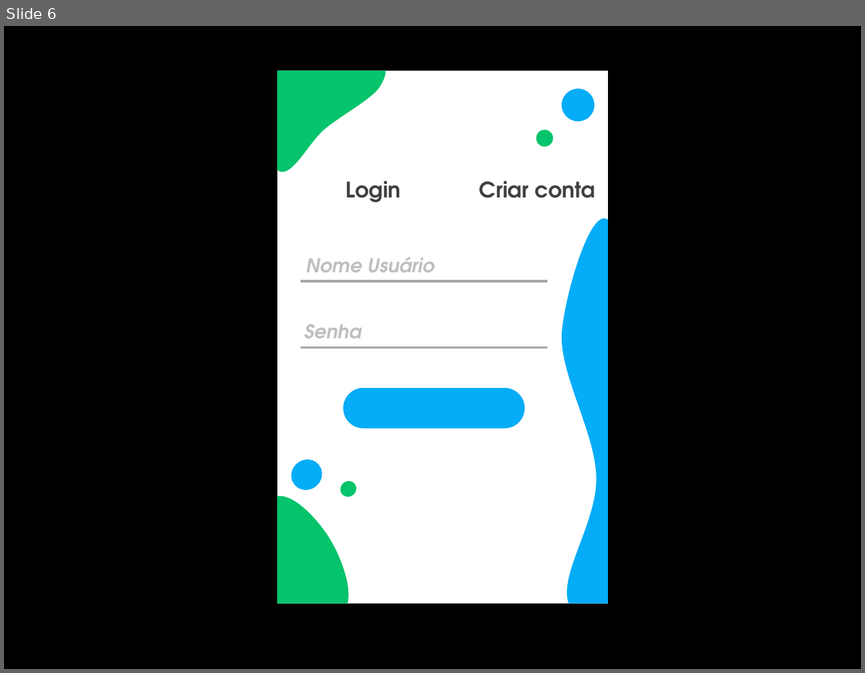
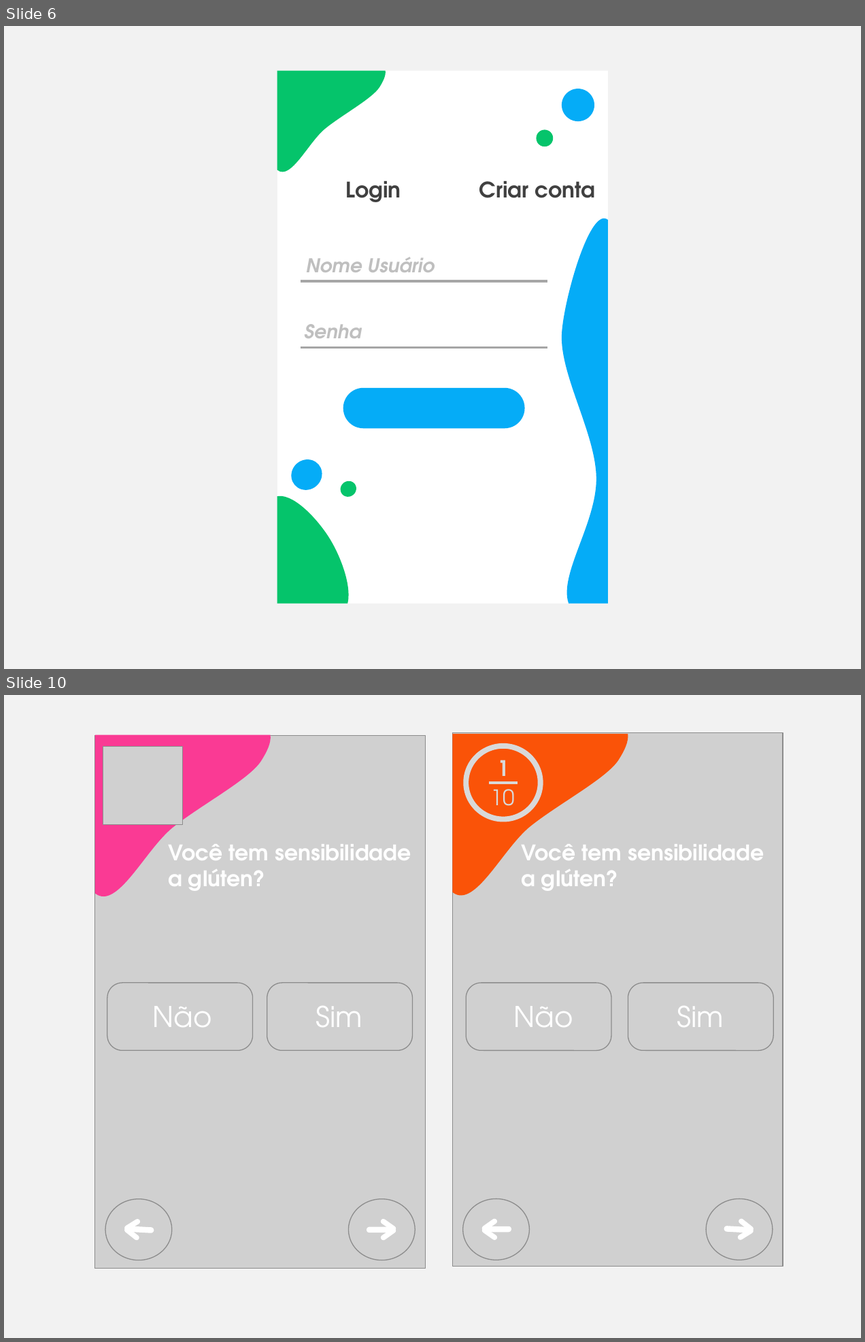
Before and after one commit to DudaElias/NewLife, a slide deck: design.pptx. Shown one above the other, each under a label of ours: slide 6 before the commit, slides 6 and 10 after it; the slides between them are not shown. The pictures are 865x673 and 865x1342 pixels, drawn with LibreOffice and Linux fonts; fonts in the diff are those of the drawing; grey boxes stand for pictures. Boxes give left, top, right and bottom in pixels: in the first picture for what was removed or moved away, otherwise in the second. Text is boxed around its words. In the diff, an @@ line names an element or a change of style, - is before the commit and + after.

```diff
--- a/design.pptx
+++ b/design.pptx
@@ slide 10 added at (4,695,861,1338), background #F2F2F2 @@
@@ picture added at (95,735,425,1268) @@
@@ freeform shape added at (95,735,271,896), fill #FA3A94 @@
@@ picture added at (452,732,782,1266) @@
@@ freeform shape added at (452,734,628,895), fill #FA5308 @@
@@ picture added at (103,747,182,824) @@
@@ ellipse added at (466,745,541,818), fill #FA5308, outline #D9D9D9 4.5 pt @@
@@ text added at (497,760,509,784), 18 pt, text #D9D9D9, bold @@
+1
@@ line added from (489, 783) to (517, 783), #D9D9D9 2 pt @@
@@ text added at (491,783,515,815), 18 pt, text #D9D9D9 @@
+10
@@ text added at (168,844,411,891), 18 pt, text #FFFFFF, bold @@
+Você tem sensibilidade a glúten?
@@ text added at (521,844,764,891), 18 pt, text #FFFFFF, bold @@
+Você tem sensibilidade a glúten?
@@ picture added at (107,983,254,1051) @@
@@ picture added at (267,983,413,1051) @@
@@ picture added at (466,983,611,1051) @@
@@ picture added at (628,983,773,1051) @@
@@ text added at (152,1006,212,1027), 24 pt, text #FFFFFF @@
+Não
@@ text added at (316,1006,363,1027), 24 pt, text #FFFFFF @@
+Sim
@@ text added at (513,1006,573,1027), 24 pt, text #FFFFFF @@
+Não
@@ text added at (677,1006,723,1027), 24 pt, text #FFFFFF @@
+Sim
@@ group added at (462,1199,772,1259): 6 rounded rectangles, 2 pictures @@
@@ group added at (105,1199,415,1259): 6 rounded rectangles, 2 pictures @@
@@ slide 6 changed as well @@
@@ background #000000 to #F2F2F2 @@
```
Also in this commit, not shown: 5 other slides changed, 5 other slides added, 9 other files.
